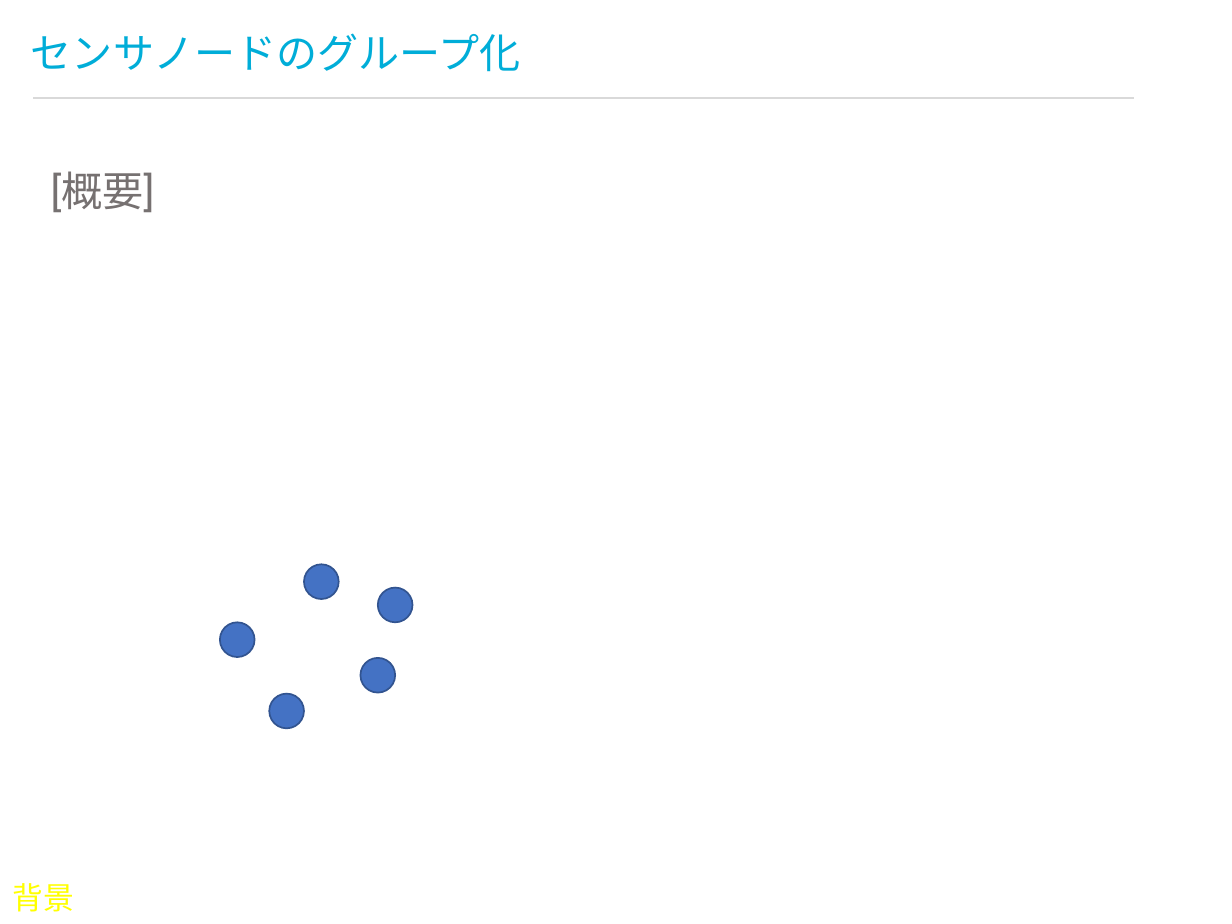
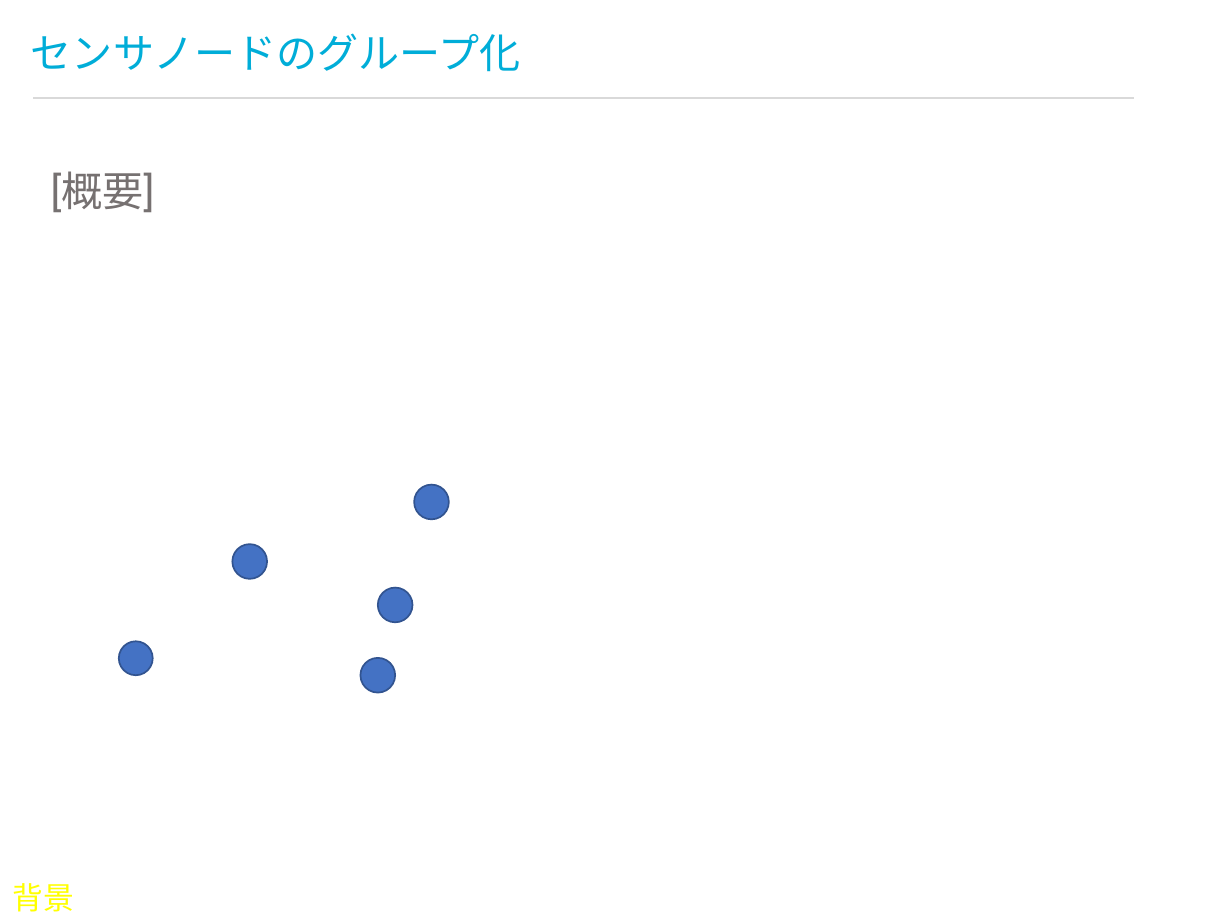
Before and after one commit to tozastation/heterogeneous-signal, a slide deck: slide 15 of presentation/b4_final.pptx. Drawn at 1232x924 pixels with LibreOffice and Linux fonts; fonts in the diff are those of the drawing; background and template pictures are left out. Boxes give left, top, right and bottom in pixels: in the first picture for what was removed or moved away, otherwise in the second. Text is boxed around its words. In the diff, an @@ line names an element or a change of style, - is before the commit and + after.

```diff
--- a/presentation/b4_final.pptx
+++ b/presentation/b4_final.pptx
@@ ellipse: place and size @@
-ellipse at <box>304,564,339,599</box>
+ellipse at <box>414,484,448,519</box>
@@ ellipse: place and size @@
-ellipse at <box>221,622,255,657</box>
+ellipse at <box>233,545,267,579</box>
@@ ellipse added at <box>80,600,192,712</box>, outline #FFFFFF 2.25 pt @@
@@ ellipse added at <box>92,612,180,700</box>, outline #FFFFFF 2.25 pt @@
@@ ellipse added at <box>105,625,168,687</box>, outline #FFFFFF 1.5 pt @@
@@ ellipse: place and size @@
-ellipse at <box>270,694,304,728</box>
+ellipse at <box>118,642,153,676</box>
```
Also in this commit, not shown: 27 other files.
